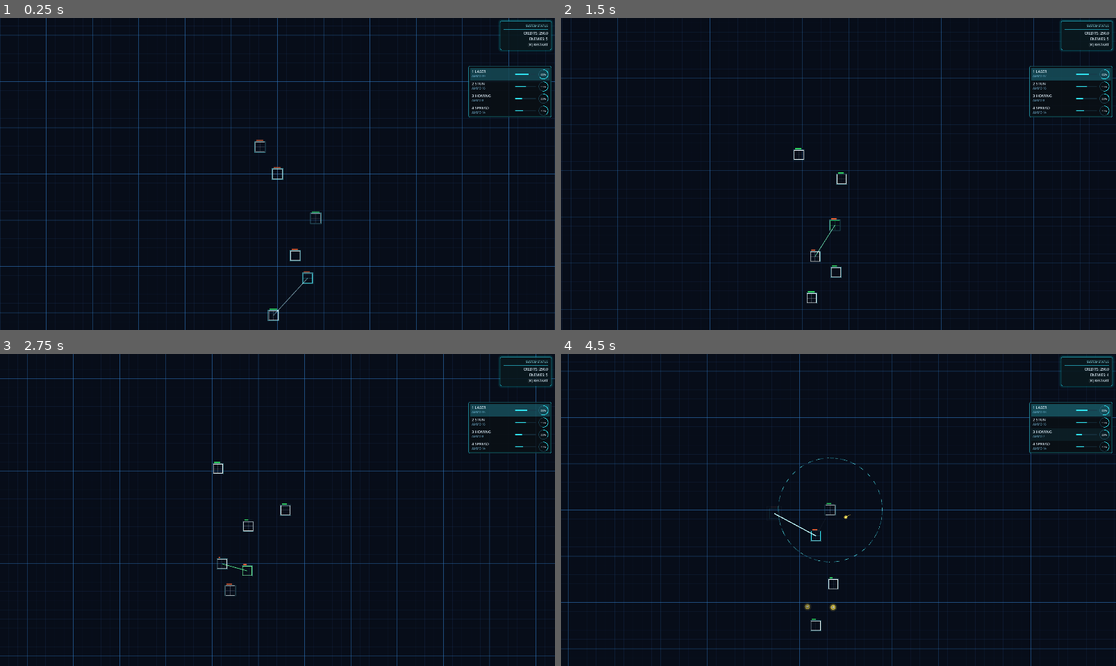
Above: before the commit, frames 1-4 (two rows, left to right).
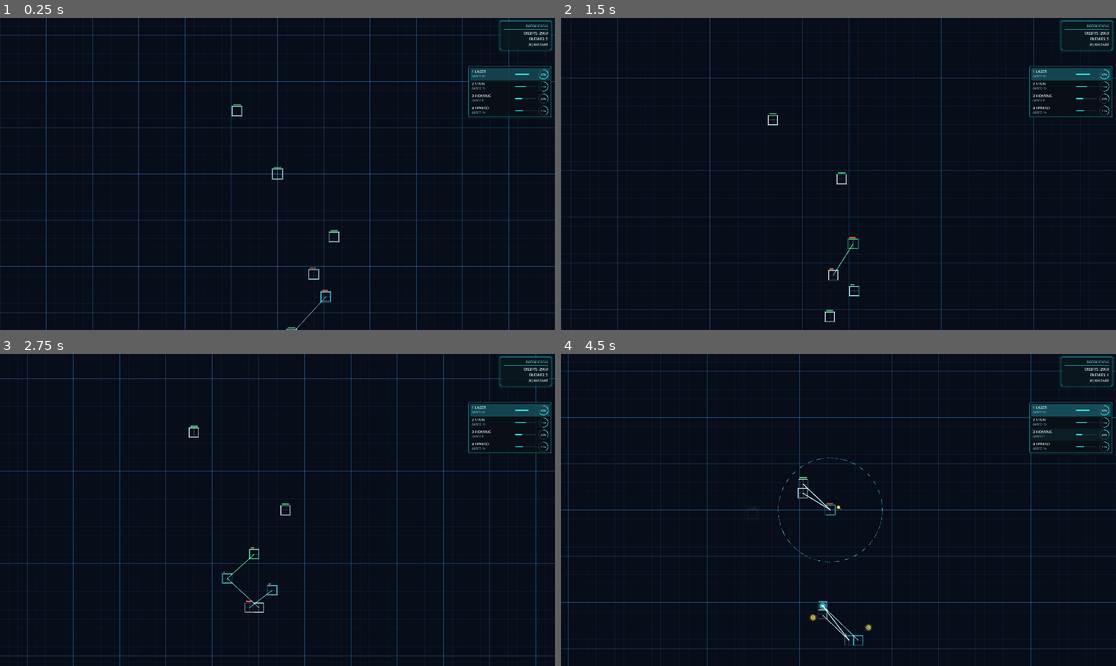
Above: after the commit, the same moments.

Repository: sudheej/neon.io
Game: Godot game, scene res://scenes/Main.tscn
The game is run twice, just before and just after one commit, with the same random seed, the same clock (stepped at 60 frames per second) and the same inputs. Sound files missing from this copy of the repository are replaced by a short silence.
Inputs (mouse positions are in pixels of both pictures, inside the frame that each line leads up to):
- Up to frame 1 (0.25 s): no input
- Up to frame 2 (1.5 s): move the mouse to (960, 158) at 0.52 s; hold D (move_right) 0.53-1.28 s; hold E (expand_mode) 0.53-1.28 s; move the mouse to (727, 189) at 1.27 s; hold S (move_down) from 1.28 s (still down); click (727, 189) at 1.35 s
- Up to frame 3 (2.75 s): move the mouse to (333, 441) at 2.02 s; release S (move_down) at 2.03 s; hold D (move_right) from 2.03 s (still down); hold [ (select_prev_slot) from 2.03 s (still down)
- Up to frame 4 (4.5 s): move the mouse to (810, 572) at 2.77 s; release D (move_right) at 2.78 s; release [ (select_prev_slot) at 2.78 s; hold W (move_up) 2.78-3.53 s; tap Q (toggle_range) at 2.85 s; move the mouse to (1005, 556) at 3.52 s; hold 3 (weapon_homing) 3.53-4.28 s; hold A (move_left) from 3.53 s (still down); move the mouse to (672, 463) at 4.27 s; tap 1 (weapon_laser) at 4.35 s

The runs differ from the first frame. In frame 1, 0.4% of the frame differs, in the area x 41-98%, y 17-100%; in frame 2, 0.4%; in frame 3, 0.4%; in frame 4, 0.5%, in the area x 38-98%, y 17-94%.

Commit message:
ai expansion

Diff:
--- a/src/input/AIInputSource.gd
+++ b/src/input/AIInputSource.gd
@@ -11,11 +11,59 @@
 const DODGE_RADIUS: float = 120.0
 const SEPARATION_RADIUS: float = 60.0
 const RAMP_TIME: float = 120.0
+const EXPAND_COST: float = 60.0
+const EXPAND_BASE_INTERVAL: float = 1.9
+const EXPAND_MIN_INTERVAL: float = 0.45
+const EXPAND_REPOSITION_INTERVAL: float = 0.32
+const EXPAND_DECISION_INTERVAL: float = 0.55
+const EXPAND_EVAL_WINDOW: float = 3.2
+const EXPAND_FAIL_WINDOW: float = 0.65
+const EXPAND_STARTUP_EXPLORE_MIN: float = 3.2
+const EXPAND_STARTUP_EXPLORE_MAX: float = 6.5
+const EXPAND_STALL_FORCE_GROWTH_TIME: float = 3.5
+const EXPAND_GROWTH_LOCK_ATTEMPTS: int = 2
+const EXPAND_REPOSITION_BACKTRACK_MEMORY: float = 1.1
+const XP_ORB_EXPAND_LOOKAHEAD_RANGE: float = 250.0
+const XP_ORB_EXPAND_BONUS_CAP: float = 28.0
+const CARDINAL_DIRS: Array[Vector2i] = [Vector2i.UP, Vector2i.RIGHT, Vector2i.DOWN, Vector2i.LEFT]
+const RETREAT_HEALTH_ENTER: float = 0.38
+const RETREAT_HEALTH_EXIT: float = 0.72
+const RETREAT_PRESSURE_ENTER: float = 0.58
+const RETREAT_PRESSURE_EXIT: float = 0.42
+const RETREAT_MIN_TIME: float = 2.4
+const RETREAT_MAX_TIME: float = 4.6
+const RETREAT_REENGAGE_COOLDOWN: float = 2.2
+
+static var _shared_expand_memory: Dictionary = {}
 
 var player: Node2D = null
 var current_target: Node2D = null
 var target_timer: float = 0.0
 var profile: int = 0
+var expand_cooldown: float = 0.0
+var expand_decision_timer: float = 0.0
+var explore_before_expand_timer: float = 0.0
+var preferred_axis: Vector2 = Vector2.RIGHT
+var aggressive_expander: bool = false
+var expansion_drive: float = 1.0
+var pending_expand_context: String = ""
+var pending_expand_dir: Vector2i = Vector2i.ZERO
+var pending_expand_timer: float = 0.0
+var pending_expand_before_hp: float = 0.0
+var pending_expand_before_max_hp: float = 1.0
+var pending_expand_before_xp: float = 0.0
+var pending_expand_before_pressure: float = 0.0
+var pending_expand_before_cells: int = 1
+var pending_expand_requires_growth: bool = false
+var growth_lock_attempts_remaining: int = 0
+var no_growth_timer: float = 0.0
+var last_observed_cell_count: int = 1
+var last_reposition_from: Vector2i = Vector2i.ZERO
+var last_reposition_to: Vector2i = Vector2i.ZERO
+var last_reposition_timer: float = 0.0
+var retreat_mode: bool = false
+var retreat_timer: float = 0.0
+var retreat_cooldown: float = 0.0
 
 enum AIProfile { BALANCED, LASER, STUNNER, HOMING, SPREADER }
 
@@ -29,21 +77,36 @@
 		if id_val != null:
 			actor_id = String(id_val)
 	profile = randi() % 5
+	aggressive_expander = _roll_aggressive_expander()
+	expansion_drive = randf_range(0.85, 1.2)
+	explore_before_expand_timer = randf_range(EXPAND_STARTUP_EXPLORE_MIN, EXPAND_STARTUP_EXPLORE_MAX)
+	if aggressive_expander:
+		explore_before_expand_timer *= 0.62
+	var angle_seed := randf_range(0.0, TAU)
+	preferred_axis = Vector2.RIGHT.rotated(angle_seed)
 
 func _process(delta: float) -> void:
 	if player == null or not is_instance_valid(player):
 		return
 	var targets = get_tree().get_nodes_in_group("combatants")
+	var pressure = _enemy_pressure(player, targets)
 	_update_target(player, targets, delta)
 	var orb_target = _find_best_orb(player, targets)
-	var move = _compute_seek_vector(player, targets)
-	move += _compute_orb_seek_vector(player, orb_target, targets)
+	_update_retreat_state(player, pressure, delta)
+	var move = Vector2.ZERO
+	if retreat_mode:
+		move += _compute_retreat_vector(player, targets)
+	else:
+		move += _compute_seek_vector(player, targets)
+	var orb_weight = 1.35 if retreat_mode else 1.0
+	move += _compute_orb_seek_vector(player, orb_target, targets) * orb_weight
 	move += _compute_separation_vector(player, targets)
 	move += _compute_dodge_vector(player) * 0.6
 	move *= _difficulty_scale()
 	emit_command(GameCommand.move(actor_id, move))
 	_maybe_pick_weapon(player, targets, delta)
 	_set_preferred_target(player)
+	_maybe_expand(player, targets, orb_target, delta)
 
 func _compute_seek_vector(owner: Node2D, targets: Array) -> Vector2:
 	if current_target == null or not is_instance_valid(current_target):
@@ -270,3 +333,467 @@
 		if d < closest:
 			closest = d
 	return clampf(1.0 - (closest / SEEK_RANGE), 0.0, 1.0)
+
+func _update_retreat_state(owner: Node2D, pressure: float, delta: float) -> void:
+	retreat_cooldown = maxf(retreat_cooldown - delta, 0.0)
+	if retreat_mode:
+		retreat_timer = maxf(retreat_timer - delta, 0.0)
+		var hp_ratio = _health_ratio(owner)
+		if hp_ratio >= RETREAT_HEALTH_EXIT and pressure <= RETREAT_PRESSURE_EXIT and retreat_timer <= 0.0:
+			retreat_mode = false
+			retreat_cooldown = RETREAT_REENGAGE_COOLDOWN
+		return
+	if retreat_cooldown > 0.0:
+		return
+	var health_ratio = _health_ratio(owner)
+	if health_ratio <= RETREAT_HEALTH_ENTER and pressure >= RETREAT_PRESSURE_ENTER:
+		retreat_mode = true
+		retreat_timer = randf_range(RETREAT_MIN_TIME, RETREAT_MAX_TIME)
+
+func _compute_retreat_vector(owner: Node2D, targets: Array) -> Vector2:
+	var nearest: Node2D = null
+	var nearest_dist = INF
+	var center = Vector2.ZERO
+	var count = 0
+	for t in targets:
+		var node = t as Node2D
+		if node == null or node == owner:
+			continue
+		var d = owner.global_position.distance_to(node.global_position)
+		if d < nearest_dist:
+			nearest_dist = d
+			nearest = node
+		if d <= SEEK_RANGE:
+			center += node.global_position
+			count += 1
+	var retreat = Vector2.ZERO
+	if nearest != null:
+		retreat += (owner.global_position - nearest.global_position).normalized() * 0.75
+	if count > 0:
+		var avg_pos = center / float(count)
+		retreat += (owner.global_position - avg_pos).normalized() * 0.5
+	if retreat.length_squared() <= 0.0001:
+		retreat = preferred_axis
+	return retreat.normalized()
+
+func _health_ratio(owner: Node2D) -> float:
+	var hp = _read_stat(owner, "health", 0.0)
+	var max_hp = maxf(_read_stat(owner, "max_health", 1.0), 0.001)
+	return clampf(hp / max_hp, 0.0, 1.0)
+
+func _maybe_expand(owner: Node2D, targets: Array, orb_target: Node2D, delta: float) -> void:
+	_update_expand_learning(owner, targets, delta)
+	explore_before_expand_timer = maxf(explore_before_expand_timer - delta, 0.0)
+	expand_decision_timer = maxf(expand_decision_timer - delta, 0.0)
+	expand_cooldown = maxf(expand_cooldown - delta, 0.0)
+	last_reposition_timer = maxf(last_reposition_timer - delta, 0.0)
+	if expand_cooldown > 0.0:
+		return
+	if expand_decision_timer > 0.0:
+		return
+	expand_decision_timer = EXPAND_DECISION_INTERVAL * randf_range(0.8, 1.35)
+	var shape = owner.get_node_or_null("PlayerShape")
+	if shape == null:
+		return
+	var cells_data = shape.get("cells")
+	if not (cells_data is Dictionary):
+		return
+	var cells: Dictionary = cells_data
+	if cells.is_empty():
+		return
+	if not owner.has_method("get_active_cell_grid_pos"):
+		return
+	var active = owner.get_active_cell_grid_pos()
+	if not cells.has(active):
+		for key in cells.keys():
+			if key is Vector2i:
+				active = key as Vector2i
+				break
+	var open_dirs: Array[Vector2i] = []
+	var occupied_dirs: Array[Vector2i] = []
+	for dir in CARDINAL_DIRS:
+		var neighbor = active + dir
+		if cells.has(neighbor):
+			occupied_dirs.append(dir)
+		else:
+			open_dirs.append(dir)
+	if open_dirs.is_empty() and occupied_dirs.is_empty():
+		return
+	var pressure = _enemy_pressure(owner, targets)
+	var cell_count = cells.size()
+	if cell_count > last_observed_cell_count:
+		no_growth_timer = 0.0
+		growth_lock_attempts_remaining = 0
+	elif cell_count == last_observed_cell_count:
+		no_growth_timer += delta
+	else:
+		no_growth_timer = 0.0
+	last_observed_cell_count = cell_count
+	var xp_orb_signal = _nearby_xp_orb_signal(owner)
+	if explore_before_expand_timer > 0.0 and not _can_break_explore_window(owner, pressure, xp_orb_signal):
+		return
+	var desire = _expand_desire(owner, cell_count, pressure, orb_target, open_dirs.size(), xp_orb_signal)
+	var force_growth = _should_force_growth(owner, pressure, open_dirs.size())
+	var should_grow = not open_dirs.is_empty() and (force_growth or randf() <= desire)
+	var candidate_dirs = open_dirs if should_grow else occupied_dirs
+	if candidate_dirs.is_empty():
+		if not should_grow and not open_dirs.is_empty():
+			candidate_dirs = open_dirs
+			should_grow = true
+		else:
+			return
+	var context = _build_expand_context(owner, cell_count, pressure, orb_target)
+	var best_dir = _pick_best_expand_dir(owner, active, cells, candidate_dirs, pressure, orb_target, context, should_grow)
+	if best_dir == Vector2i.ZERO:
+		return
+	emit_command(GameCommand.expand_direction(actor_id, best_dir))
+	if should_grow:
+		if growth_lock_attempts_remaining > 0:
+			growth_lock_attempts_remaining -= 1
+		_arm_expand_evaluation(owner, cell_count, pressure, context, best_dir)
+	else:
+		last_reposition_from = active
+		last_reposition_to = active + best_dir
+		last_reposition_timer = EXPAND_REPOSITION_BACKTRACK_MEMORY
+	expand_cooldown = _expand_cooldown_seconds(owner, cell_count, pressure, should_grow)
+
+func _expand_desire(owner: Node2D, cell_count: int, pressure: float, orb_target: Node2D, open_dir_count: int, xp_orb_signal: float) -> float:
+	if open_dir_count <= 0:
+		return 0.0
+	var xp_now = _read_stat(owner, "xp", 0.0)
+	if xp_now < EXPAND_COST:
+		return 0.0
+	var elapsed = _get_world_elapsed()
+	var budget = _target_cell_budget(elapsed, pressure)
+	var missing = max(0, budget - cell_count)
+	var reserve = EXPAND_COST * lerpf(0.85, 1.7, pressure)
+	if aggressive_expander:
+		reserve *= 0.78
+	reserve *= lerpf(1.0, 0.65, xp_orb_signal)
+	var free_credits = maxf(xp_now - EXPAND_COST - reserve, 0.0)
+	var credits_factor = clampf(free_credits / 180.0, 0.0, 1.0)
+	if free_credits <= 0.0:
+		credits_factor = 0.22 if xp_orb_signal >= 0.25 else 0.12
+	var pressure_factor = lerpf(0.5, 1.1, 1.0 - pressure)
+	if profile == AIProfile.SPREADER:
+		pressure_factor = lerpf(0.65, 1.05, 1.0 - pressure)
+	elif profile == AIProfile.STUNNER:
+		pressure_factor = lerpf(0.7, 1.0, 1.0 - pressure)
+	var desire = (0.12 + 0.17 * float(missing)) * _profile_expand_tendency()
+	desire *= lerpf(0.6, 1.24, credits_factor)
+	desire *= pressure_factor
+	desire *= expansion_drive
+	desire += xp_orb_signal * (0.16 if aggressive_expander else 0.11)
+	if aggressive_expander and xp_now >= EXPAND_COST * 1.15:
+		desire += 0.06
+	if elapsed < 18.0 and cell_count <= 1 and not aggressive_expander:
+		desire *= 0.45
+	if orb_target != null and is_instance_valid(orb_target):
+		var orb_dist = owner.global_position.distance_to(orb_target.global_position)
+		if orb_dist < ORB_COMMIT_RANGE:
+			desire *= 0.7
+	if cell_count > budget:
+		desire *= 0.18
+	return clampf(desire, 0.0, 0.78)
+
+func _should_force_growth(owner: Node2D, pressure: float, open_dir_count: int) -> bool:
+	if open_dir_count <= 0:
+		return false
+	var xp_now = _read_stat(owner, "xp", 0.0)
+	if xp_now < EXPAND_COST:
+		growth_lock_attempts_remaining = 0
+		return false
+	if growth_lock_attempts_remaining > 0:
+		return true
+	if no_growth_timer >= EXPAND_STALL_FORCE_GROWTH_TIME and pressure < 0.93:
+		growth_lock_attempts_remaining = EXPAND_GROWTH_LOCK_ATTEMPTS
+		return true
+	return false
+
+func _expand_cooldown_seconds(owner: Node2D, cell_count: int, pressure: float, grew: bool) -> float:
+	if not grew:
+		return EXPAND_REPOSITION_INTERVAL
+	var xp_now = _read_stat(owner, "xp", 0.0)
+	var credit_drag = clampf((EXPAND_COST - xp_now) / EXPAND_COST, 0.0, 1.0)
+	var cell_drag = clampf(float(cell_count - 1) / 8.0, 0.0, 1.0)
+	var pressure_drag = clampf(pressure, 0.0, 1.0)
+	var cd = EXPAND_BASE_INTERVAL + cell_drag * 1.45 + pressure_drag * 0.65 + credit_drag * 0.9
+	return maxf(cd * _profile_expand_cooldown_scale(), EXPAND_MIN_INTERVAL)
+
+func _profile_expand_tendency() -> float:
+	match profile:
+		AIProfile.LASER:
+			return 0.62
+		AIProfile.STUNNER:
+			return 0.48
+		AIProfile.HOMING:
+			return 0.4
+		AIProfile.SPREADER:
+			return 0.72
+		_:
+			return 0.55
+
+func _profile_expand_cooldown_scale() -> float:
+	match profile:
+		AIProfile.LASER:
+			return 0.9
+		AIProfile.STUNNER:
+			return 1.1
+		AIProfile.HOMING:
+			return 1.2
+		AIProfile.SPREADER:
+			return 0.85
+		_:
+			return 1.0
+
+func _target_cell_budget(elapsed: float, pressure: float) -> int:
+	var base = 1 + int(floor(maxf(elapsed - 22.0, 0.0) / 52.0))
+	match profile:
+		AIProfile.LASER:
+			base += 1
+		AIProfile.SPREADER:
+			base += 1
+		AIProfile.HOMING:
+			base -= 1
+		_:
+			pass
+	if aggressive_expander and elapsed > 10.0:
+		base += 1
+	if pressure > 0.75:
+		base += 1
+	return clamp(base, 1, 10)
+
+func _roll_aggressive_expander() -> bool:
+	match profile:
+		AIProfile.SPREADER:
+			return randf() < 0.75
+		AIProfile.LASER:
+			return randf() < 0.55
+		AIProfile.STUNNER:
+			return randf() < 0.28
+		AIProfile.HOMING:
+			return randf() < 0.2
+		_:
+			return randf() < 0.4
+
+func _can_break_explore_window(owner: Node2D, pressure: float, xp_orb_signal: float) -> bool:
+	var xp_now = _read_stat(owner, "xp", 0.0)
+	if pressure > 0.87 and xp_now >= EXPAND_COST * 1.2:
+		return true
+	if aggressive_expander and xp_orb_signal > 0.45 and xp_now >= EXPAND_COST:
+		return true
+	return false
+
+func _nearby_xp_orb_signal(owner: Node2D) -> float:
+	var total = 0.0
+	for entity in get_tree().get_nodes_in_group("boost_orbs"):
+		var orb = entity as Node2D
+		if orb == null or not is_instance_valid(orb):
+			continue
+		if orb.has_method("is_pickable") and not bool(orb.is_pickable()):
+			continue
+		if not orb.has_method("get_boost_type") or int(orb.get_boost_type()) != 0:
+			continue
+		if not orb.has_method("get_amount"):
+			continue
+		var dist = owner.global_position.distance_to(orb.global_position)
+		if dist > XP_ORB_EXPAND_LOOKAHEAD_RANGE:
+			continue
+		var amount = maxf(float(orb.get_amount()), 0.0)
+		var proximity = 1.0 - clampf(dist / XP_ORB_EXPAND_LOOKAHEAD_RANGE, 0.0, 1.0)
+		total += amount * (0.4 + proximity * 0.6)
+	return clampf(total / XP_ORB_EXPAND_BONUS_CAP, 0.0, 1.0)
+
+func _build_expand_context(owner: Node2D, cell_count: int, pressure: float, orb_target: Node2D) -> String:
+	var pressure_bucket = int(floor(clampf(pressure, 0.0, 0.999) * 3.0))
+	var size_bucket = clamp(cell_count / 3, 0, 3)
+	var mode = "combat"
+	if orb_target != null and is_instance_valid(orb_target):
+		var orb_dist = owner.global_position.distance_to(orb_target.global_position)
+		if orb_dist < ORB_COMMIT_RANGE * 1.4:
+			mode = "orb"
+	if pressure > 0.7:
+		mode = "defense"
+	return "%d|%d|%d|%s" % [profile, pressure_bucket, size_bucket, mode]
+
+func _pick_best_expand_dir(
+	owner: Node2D,
+	active: Vector2i,
+	cells: Dictionary,
+	candidate_dirs: Array[Vector2i],
+	pressure: float,
+	orb_target: Node2D,
+	context: String,
+	growth_mode: bool
+) -> Vector2i:
+	var best = Vector2i.ZERO
+	var best_score = -INF
+	var nearest_enemy = _nearest_enemy(owner)
+	for dir in candidate_dirs:
+		var score = _score_expand_dir(owner, active, cells, dir, pressure, orb_target, context, growth_mode, nearest_enemy)
+		if score > best_score:
+			best_score = score
+			best = dir
+	return best
+
+func _score_expand_dir(
+	owner: Node2D,
+	active: Vector2i,
+	cells: Dictionary,
+	dir: Vector2i,
+	pressure: float,
+	orb_target: Node2D,
+	context: String,
+	growth_mode: bool,
+	nearest_enemy: Node2D
+) -> float:
+	var score = 0.0
+	var dir_v = Vector2(dir.x, dir.y).normalized()
+	score += dir_v.dot(preferred_axis) * 0.16
+	score += _shared_dir_score(context, dir) * 0.45
+	if current_target != null and is_instance_valid(current_target):
+		var to_target = (current_target.global_position - owner.global_position).normalized()
+		var align = dir_v.dot(to_target)
+		score += _profile_target_dir_weight(align)
+	if nearest_enemy != null:
+		var away_enemy = (owner.global_position - nearest_enemy.global_position).normalized()
+		score += dir_v.dot(away_enemy) * pressure * 0.42
+	if orb_target != null and is_instance_valid(orb_target):
+		var to_orb = (orb_target.global_position - owner.global_position).normalized()
+		score += dir_v.dot(to_orb) * 0.22
+	if growth_mode:
+		score += _frontier_growth_score(active + dir, cells, dir)
+	else:
+		score += 0.12
+		if last_reposition_timer > 0.0:
+			var candidate_target = active + dir
+			if active == last_reposition_to and candidate_target == last_reposition_from:
+				score -= 0.58
+			elif candidate_target == last_reposition_from:
+				score -= 0.22
+	score += randf_range(-0.05, 0.05)
+	return score
+
+func _profile_target_dir_weight(align: float) -> float:
+	match profile:
+		AIProfile.LASER:
+			return align * 0.5
+		AIProfile.STUNNER:
+			return align * 0.32
+		AIProfile.HOMING:
+			return (1.0 - absf(align)) * 0.3
+		AIProfile.SPREADER:
+			return align * 0.55
+		_:
+			return align * 0.38
+
+func _frontier_growth_score(target_cell: Vector2i, cells: Dictionary, dir: Vector2i) -> float:
+	var open_neighbors = 0
+	for neighbor_dir in CARDINAL_DIRS:
+		if not cells.has(target_cell + neighbor_dir):
+			open_neighbors += 1
+	var center = _cells_center(cells)
+	var out_vec = (Vector2(target_cell) - center).normalized()
+	var dir_v = Vector2(dir.x, dir.y).normalized()
+	var outness = out_vec.dot(dir_v)
+	return float(open_neighbors) * 0.11 + outness * 0.24
+
+func _cells_center(cells: Dictionary) -> Vector2:
+	if cells.is_empty():
+		return Vector2.ZERO
+	var sum = Vector2.ZERO
+	var count = 0
+	for key in cells.keys():
+		if key is Vector2i:
+			sum += Vector2(key)
+			count += 1
+	if count <= 0:
+		return Vector2.ZERO
+	return sum / float(count)
+
+func _nearest_enemy(owner: Node2D) -> Node2D:
+	var best: Node2D = null
+	var best_dist = INF
+	for entity in get_tree().get_nodes_in_group("combatants"):
+		var node = entity as Node2D
+		if node == null or node == owner:
+			continue
+		var d = owner.global_position.distance_to(node.global_position)
+		if d < best_dist:
+			best_dist = d
+			best = node
+	return best
+
+func _arm_expand_evaluation(owner: Node2D, cell_count: int, pressure: float, context: String, dir: Vector2i) -> void:
+	pending_expand_context = context
+	pending_expand_dir = dir
+	pending_expand_timer = EXPAND_EVAL_WINDOW
+	pending_expand_before_hp = _read_stat(owner, "health", 0.0)
+	pending_expand_before_max_hp = maxf(_read_stat(owner, "max_health", 1.0), 1.0)
+	pending_expand_before_xp = _read_stat(owner, "xp", 0.0)
+	pending_expand_before_pressure = pressure
+	pending_expand_before_cells = cell_count
+	pending_expand_requires_growth = true
+
+func _update_expand_learning(owner: Node2D, targets: Array, delta: float) -> void:
+	if pending_expand_context.is_empty():
+		return
+	pending_expand_timer = maxf(pending_expand_timer - delta, 0.0)
+	var current_cells = _cell_count(owner)
+	if pending_expand_requires_growth and current_cells <= pending_expand_before_cells and pending_expand_timer <= (EXPAND_EVAL_WINDOW - EXPAND_FAIL_WINDOW):
+		_update_shared_expand_score(pending_expand_context, pending_expand_dir, -0.22)
+		if growth_lock_attempts_remaining <= 0:
+			growth_lock_attempts_remaining = 1
+		_clear_pending_expand_eval()
+		return
+	if pending_expand_timer > 0.0:
+		return
+	var hp = _read_stat(owner, "health", 0.0)
+	var xp = _read_stat(owner, "xp", 0.0)
+	var pressure_now = _enemy_pressure(owner, targets)
+	var hp_delta = (hp - pending_expand_before_hp) / pending_expand_before_max_hp
+	var xp_delta = (xp - pending_expand_before_xp) / 45.0
+	var pressure_relief = pending_expand_before_pressure - pressure_now
+	var growth_bonus = 0.11 if current_cells > pending_expand_before_cells else -0.1
+	if current_cells > pending_expand_before_cells:
+		growth_lock_attempts_remaining = 0
+		no_growth_timer = 0.0
+	var score = hp_delta * 1.0 + xp_delta * 0.4 + pressure_relief * 0.55 + growth_bonus
+	_update_shared_expand_score(pending_expand_context, pending_expand_dir, clampf(score, -0.35, 0.35))
+	_clear_pending_expand_eval()
+
+func _clear_pending_expand_eval() -> void:
+	pending_expand_context = ""
+	pending_expand_dir = Vector2i.ZERO
+	pending_expand_timer = 0.0
+	pending_expand_requires_growth = false
+
+func _shared_dir_score(context: String, dir: Vector2i) -> float:
+	var key = "%s|%d,%d" % [context, dir.x, dir.y]
+	return float(_shared_expand_memory.get(key, 0.0))
+
+func _update_shared_expand_score(context: String, dir: Vector2i, sample: float) -> void:
+	var key = "%s|%d,%d" % [context, dir.x, dir.y]
+	var old = float(_shared_expand_memory.get(key, 0.0))
+	_shared_expand_memory[key] = clampf(lerpf(old, sample, 0.23), -1.0, 1.0)
+
+func _read_stat(owner: Node, property_name: String, fallback: float) -> float:
+	var v = owner.get(property_name)
+	if v == null:
+		return fallback
+	return float(v)
+
+func _cell_count(owner: Node) -> int:
+	var shape = owner.get_node_or_null("PlayerShape")
+	if shape == null:
+		return 1
+	var cells_data = shape.get("cells")
+	if not (cells_data is Dictionary):
+		return 1
+	return max(1, (cells_data as Dictionary).size())
+
+func _get_world_elapsed() -> float:
+	var world = get_tree().get_first_node_in_group("world")
+	if world == null:
+		return 0.0
+	return _read_stat(world, "elapsed", 0.0)
--- a/src/presentation/world/World.gd
+++ b/src/presentation/world/World.gd
@@ -10,6 +10,10 @@
 const PLAYER_FAR_SPAWN_CHANCE: float = 0.45
 const ACTION_SPAWN_MIN_RADIUS: float = 84.0
 const ACTION_SPAWN_MAX_RADIUS: float = 240.0
+const ACTION_ANCHOR_MIN_PLAYER_DIST: float = 150.0
+const PLAYER_EXCLUSION_RADIUS_EARLY: float = 250.0
+const PLAYER_EXCLUSION_RADIUS_LATE: float = 155.0
+const PLAYER_EXCLUSION_BLEND_TIME: float = 60.0
 const MAX_ENEMIES: int = 16
 const SPAWN_INTERVAL: float = 2.2
 const SURGE_CYCLE_SECONDS: float = 36.0
@@ -131,22 +135,34 @@
 	if player.has_method("get_collision_radius"):
 		player_radius = float(player.get_collision_radius())
 	var combatants = _get_combatants()
+	var enemy_count = max(combatants.size() - 1, 0)
+	var min_player_dist = _current_player_spawn_exclusion(enemy_count)
 	var anchor = player.global_position
 	var min_radius = maxf(120.0, player_radius + enemy_radius + 12.0)
 	var max_radius = ENEMY_SPAWN_RADIUS
 	if randf() < ACTION_SPAWN_CHANCE:
-		anchor = _pick_action_spawn_anchor(combatants)
-		if anchor.distance_to(player.global_position) > 1.0:
+		var action_anchor = _pick_action_spawn_anchor(combatants)
+		if action_anchor.distance_to(player.global_position) >= ACTION_ANCHOR_MIN_PLAYER_DIST:
+			anchor = action_anchor
 			min_radius = maxf(ACTION_SPAWN_MIN_RADIUS, enemy_radius + 10.0)
 			max_radius = ACTION_SPAWN_MAX_RADIUS
 	if anchor.distance_to(player.global_position) <= 1.0 and randf() < PLAYER_FAR_SPAWN_CHANCE:
 		min_radius = maxf(min_radius, 185.0)
 		max_radius = ENEMY_SPAWN_RADIUS_FAR
+	if anchor.distance_to(player.global_position) <= 1.0:
+		min_radius = maxf(min_radius, min_player_dist)
+		max_radius = maxf(max_radius, min_radius + 36.0)
 	var pos = anchor
+	var found_valid = false
+	var fallback_any_pos = anchor
+	var fallback_any_dist = -INF
+	var fallback_safe_pos = anchor
+	var fallback_safe_dist = -INF
 	for _i in range(12):
 		var angle = randf_range(0.0, TAU)
 		var radius = randf_range(min_radius, max_radius)
 		var candidate = anchor + Vector2(cos(angle), sin(angle)) * radius
+		var player_dist = candidate.distance_to(player.global_position)
 		var ok = true
 		for entity in combatants:
 			var node = entity as Node2D
@@ -155,13 +171,26 @@
 			var other_radius = 16.0
 			if node.has_method("get_collision_radius"):
 				other_radius = float(node.get_collision_radius())
-			if candidate.distance_to(node.global_position) < (other_radius + enemy_radius + 8.0):
-				ok = false
-				break
+				if candidate.distance_to(node.global_position) < (other_radius + enemy_radius + 8.0):
+					ok = false
+					break
+		if ok and player_dist > fallback_safe_dist:
+			fallback_safe_dist = player_dist
+			fallback_safe_pos = candidate
+		if player_dist > fallback_any_dist:
+			fallback_any_dist = player_dist
+			fallback_any_pos = candidate
+		if player_dist < min_player_dist:
+			continue
 		if ok:
 			pos = candidate
+			found_valid = true
 			break
-		pos = candidate
+	if not found_valid:
+		if fallback_safe_dist > -INF:
+			pos = fallback_safe_pos
+		elif fallback_any_dist > -INF:
+			pos = fallback_any_pos
 	enemy.global_position = pos
 	var ai = AIControllerScript.new()
 	var game_world = get_tree().get_first_node_in_group("game_world")
@@ -175,6 +204,15 @@
 		enemy.set_ai_enabled(true)
 	if enemy.has_signal("died"):
 		enemy.died.connect(_on_combatant_died)
+
+func _current_player_spawn_exclusion(enemy_count: int) -> float:
+	var t = clampf(elapsed / PLAYER_EXCLUSION_BLEND_TIME, 0.0, 1.0)
+	var dist = lerpf(PLAYER_EXCLUSION_RADIUS_EARLY, PLAYER_EXCLUSION_RADIUS_LATE, t)
+	if enemy_count < ENEMY_START:
+		dist += 18.0
+	if _is_surge_active():
+		dist *= 0.9
+	return dist
 
 func _pick_action_spawn_anchor(combatants: Array[Node]) -> Vector2:
 	if boost_orbs_root != null and boost_orbs_root.get_child_count() > 0 and randf() < 0.45:
